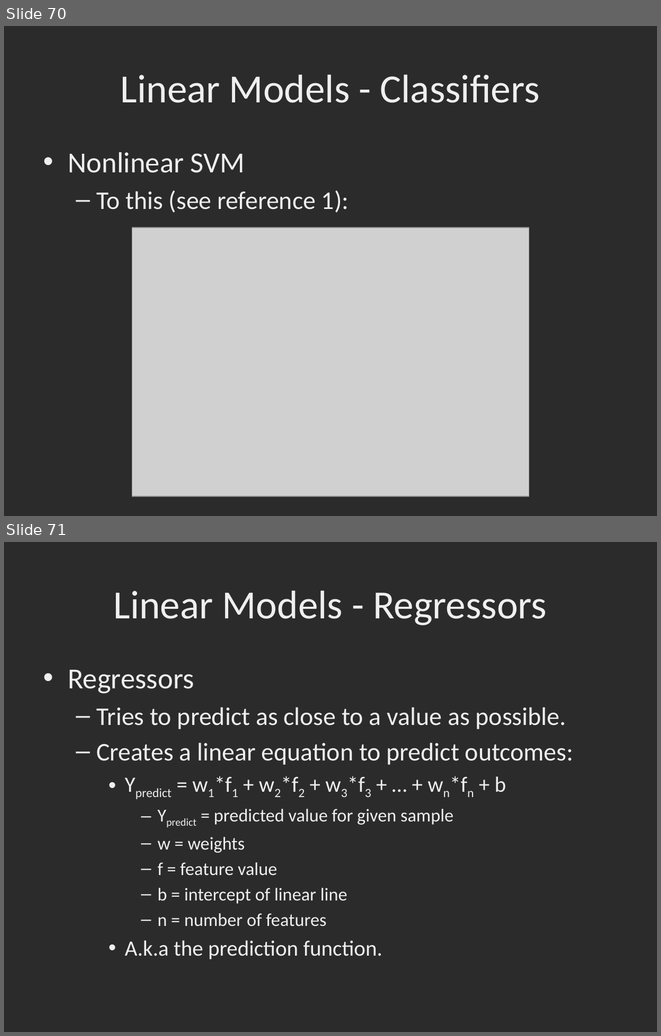
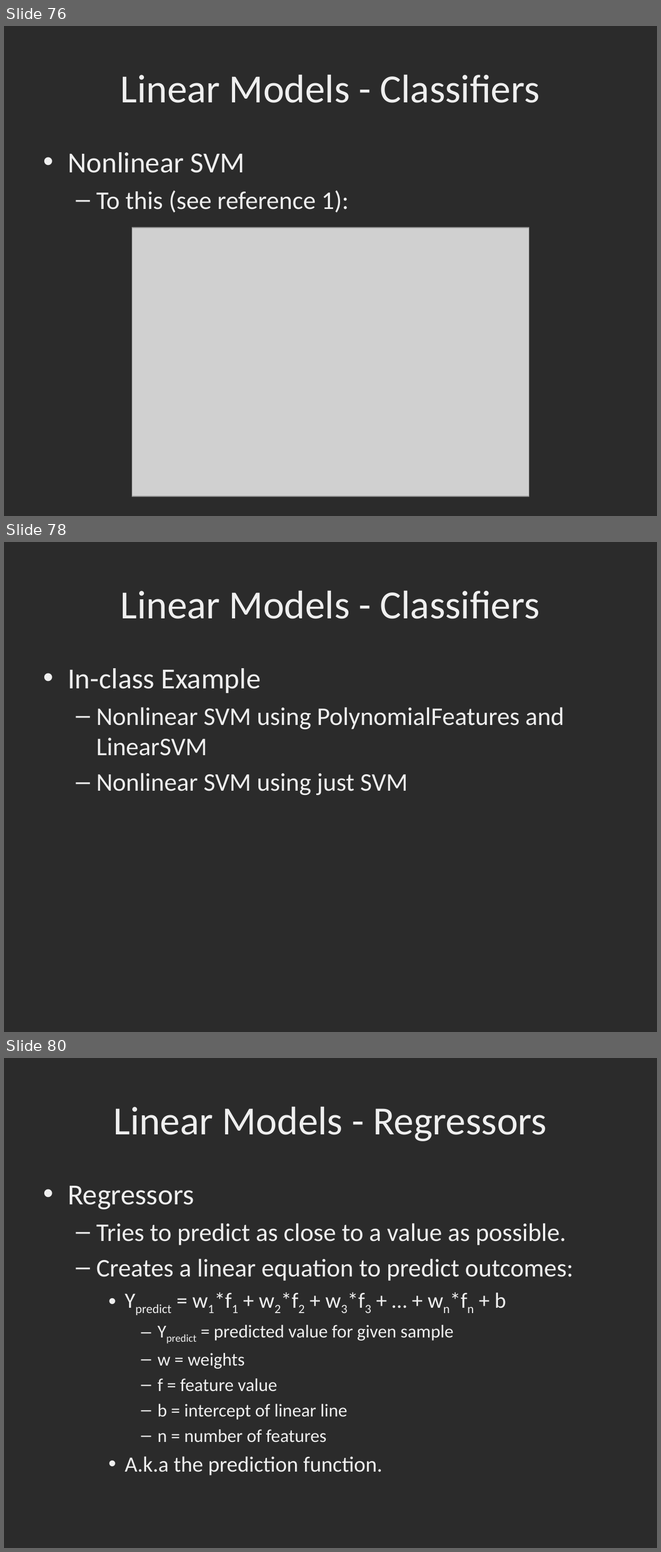
Before and after one commit to dbowmans46/PracticalProgramming, a slide deck: Session 7 - Python/Instructional Material/Session 7 - Python Brief Intro to Machine Learning with Scikit Learn.pptx. Shown one above the other, each under a label of ours: slides 70 and 71 before the commit, slides 76, 78 and 80 after it; the slides between them are not shown. The pictures are 661x1036 and 661x1552 pixels, drawn with LibreOffice and Linux fonts; fonts in the diff are those of the drawing; grey boxes stand for pictures; background and template pictures are left out; a plain dark background stands for a picture behind light text. Boxes give left, top, right and bottom in pixels: in the first picture for what was removed or moved away, otherwise in the second. Text is boxed around its words. In the diff, an @@ line names an element or a change of style, - is before the commit and + after.

Commit message:
Added docstrings to MLHelper, fixed linear equations in slides, added SVM slides, updated logistic regression and regularization slides, SVM code, fixed Logistic Regression code.

```diff
--- a/Session 7 - Python/Instructional Material/Session 7 - Python Brief Intro to Machine Learning with Scikit Learn.pptx
+++ b/Session 7 - Python/Instructional Material/Session 7 - Python Brief Intro to Machine Learning with Scikit Learn.pptx
@@ slide 78 added at [4,542,657,1032], background picture (left out) @@
@@ title added at [121,590,540,619], 44 pt, text #EFEFEF @@
+Linear Models - Classifiers
@@ text added at [68,668,564,795], 28 pt, text #EFEFEF @@
+• In-class Example
+  – Nonlinear SVM using PolynomialFeatures and LinearSVM
+  – Nonlinear SVM using just SVM
@@ what was slide 70 is now slide 76 @@
@@ what was slide 71 is now slide 80 @@
```
Also in this commit, not shown: 3 slides changed, 9 other slides added, 1 slide removed, 2 other files.
